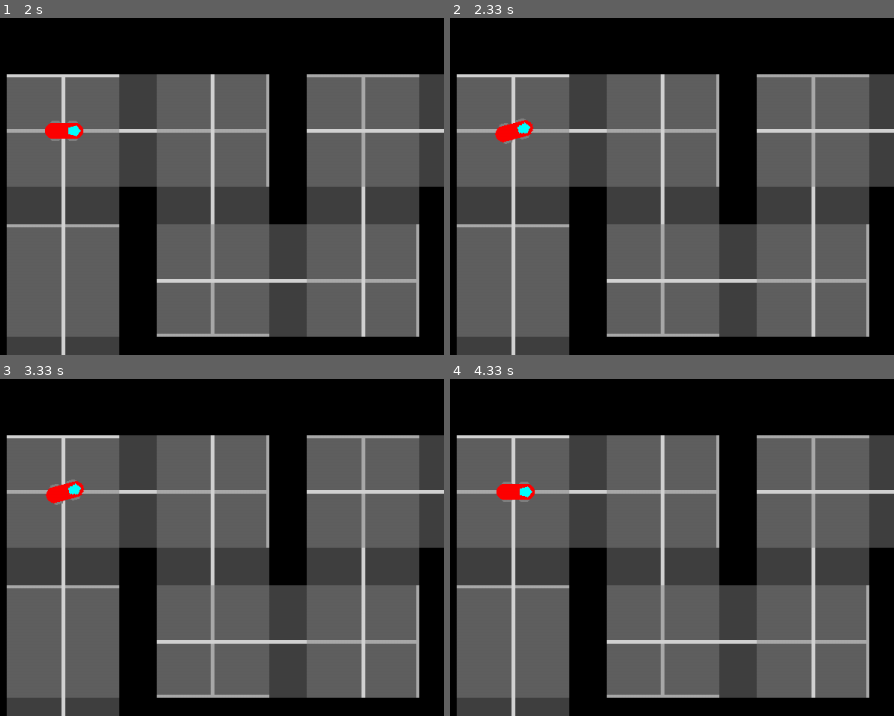
Above: before the commit, frames 1-4 (two rows, left to right).
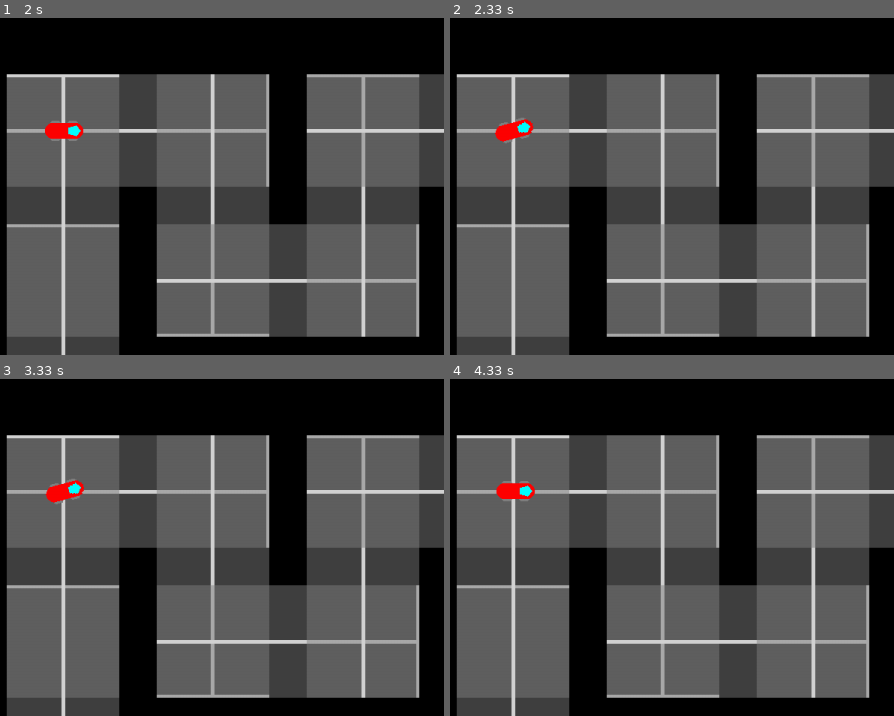
Above: after the commit, the same moments.

Repository: Pitrified/snippet
Game: pygame game, started from racer/racer_main.py
Same seed, same stepped clock (60 frames per second), same inputs: the game is played once before the commit and once after it.
Inputs:
- Up to frame 1 (2 s): hold W 0.83-1.3 s; hold A from 1.83 s (still down)
- Up to frame 2 (2.33 s): keep holding A
- Up to frame 3 (3.33 s): release A at 2.37 s; hold A 2.4-3 s; tap X at 2.47 s; tap Z at 2.55 s
- Up to frame 4 (4.33 s): hold D from 3.83 s (still down); tap X at 3.9 s
The pictures show only the part of the screen within x 0-50%, y 0-50%; the shares and areas given below are measured in that part.

Frame 1 is identical in both runs. In frame 2, 0.1% of the frame differs, in the area x 10-19%, y 29-38%; in frame 3, 0.1%; in frame 4, less than 0.1%.

Commit message:
Racer: Fix direction

Diff:
--- a/racer/racer_racer.py
+++ b/racer/racer_racer.py
@@ -115,8 +115,8 @@
             pass
 
         # compute delta
-        pos_x_d = cos(radians(self.direction)) * self.speed
-        pos_y_d = sin(radians(self.direction)) * self.speed
+        pos_x_d = cos(radians(360-self.direction)) * self.speed
+        pos_y_d = sin(radians(360-self.direction)) * self.speed
 
         # move the car
         self.precise_x += pos_x_d
